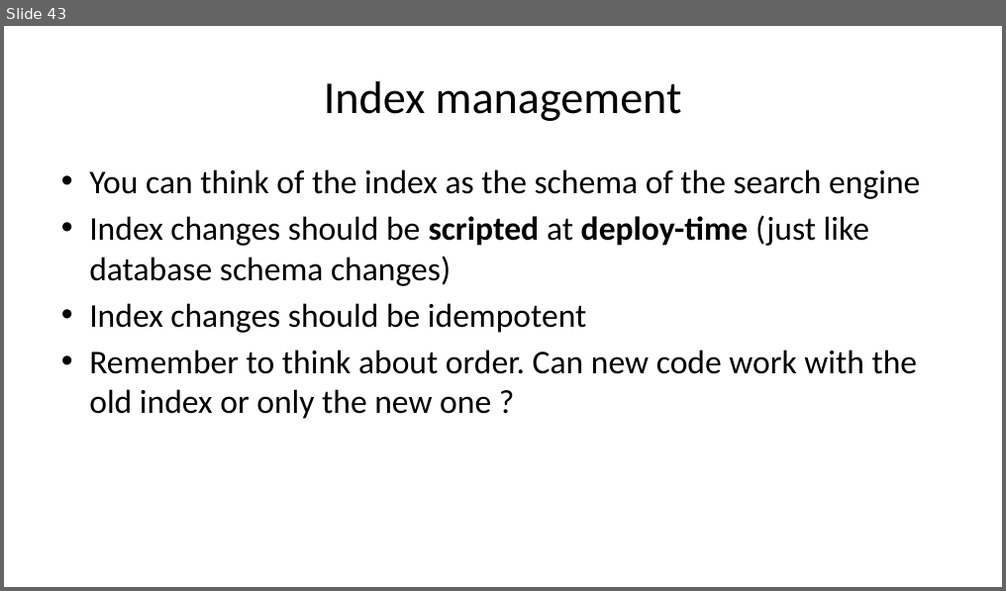
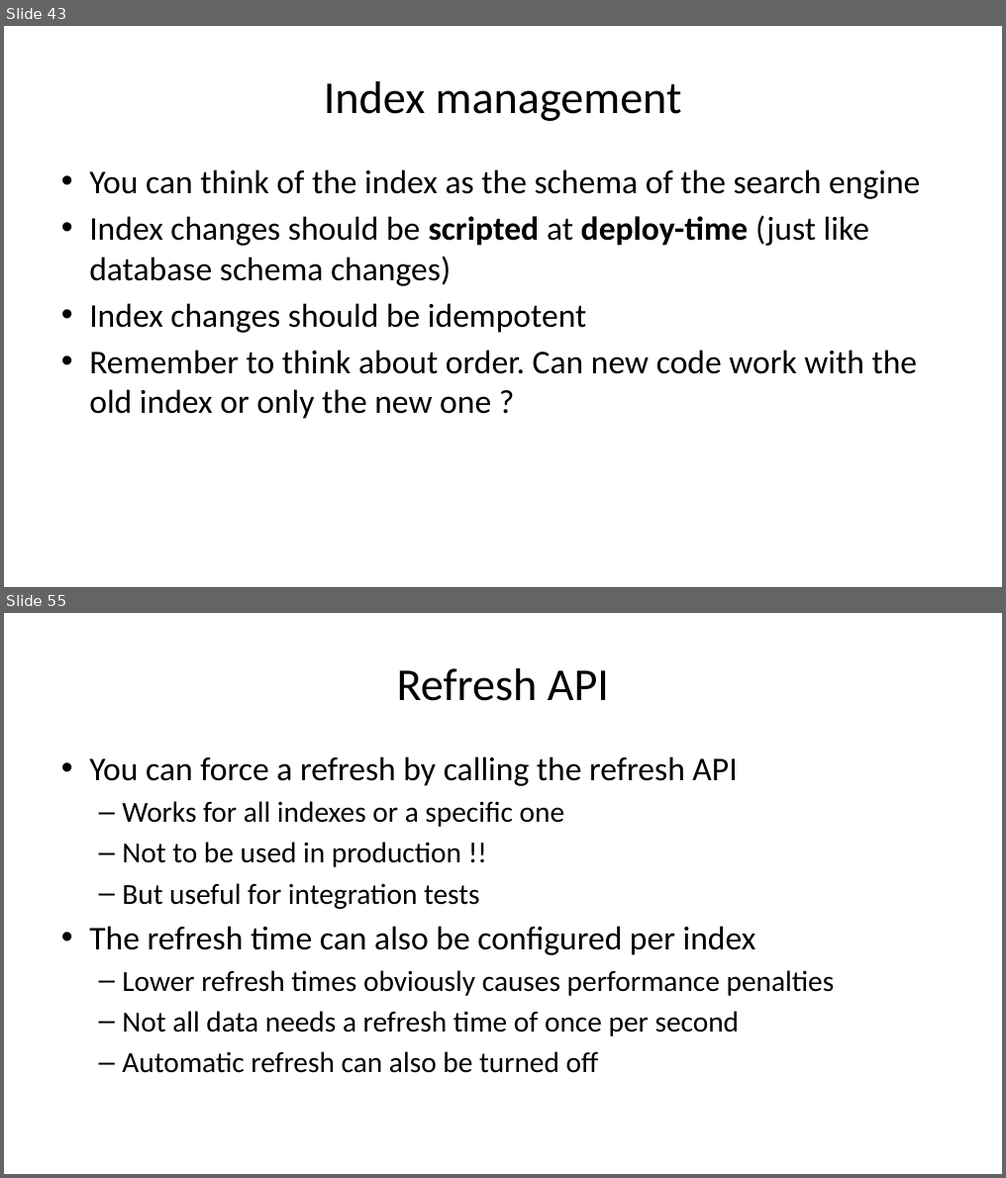
Before and after one commit to driis/ElasticTalk, a slide deck: ElasticSearch Presentation.pptx. Shown one above the other, each under a label of ours: slide 43 before the commit, slides 43 and 55 after it; the slides between them are not shown. The pictures are 1006x591 and 1006x1178 pixels, drawn with LibreOffice and Linux fonts; fonts in the diff are those of the drawing. Boxes give left, top, right and bottom in pixels: in the first picture for what was removed or moved away, otherwise in the second. Text is boxed around its words. In the diff, an @@ line names an element or a change of style, - is before the commit and + after.

```diff
--- a/ElasticSearch Presentation.pptx
+++ b/ElasticSearch Presentation.pptx
@@ slide 55 added at bbox=[4, 613, 1002, 1174], background #FFFFFF @@
@@ title added at bbox=[397, 668, 609, 701], 44 pt, text #000000 @@
+Refresh API
@@ text added at bbox=[89, 757, 835, 1073], 28 pt, text #000000 @@
+• You can force a refresh by calling the refresh API
+  – Works for all indexes or a specific one
+  – Not to be used in production !!
+  – But useful for integration tests
+• The refresh time can also be configured per index
+  – Lower refresh times obviously causes performance penalties
+  – Not all data needs a refresh time of once per second
+  – Automatic refresh can also be turned off
```
Also in this commit, not shown: 6 slides changed, 31 other slides added, 1 slide removed.
